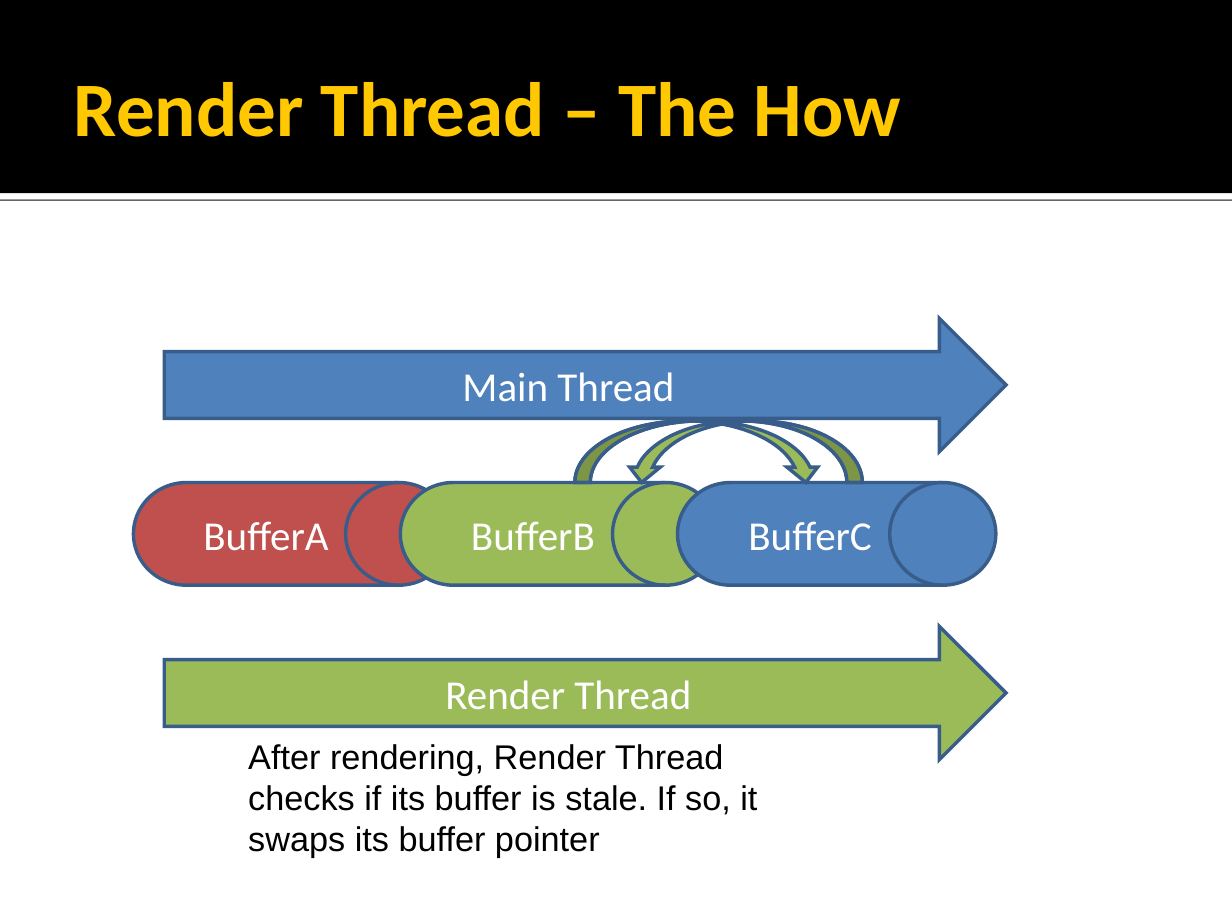
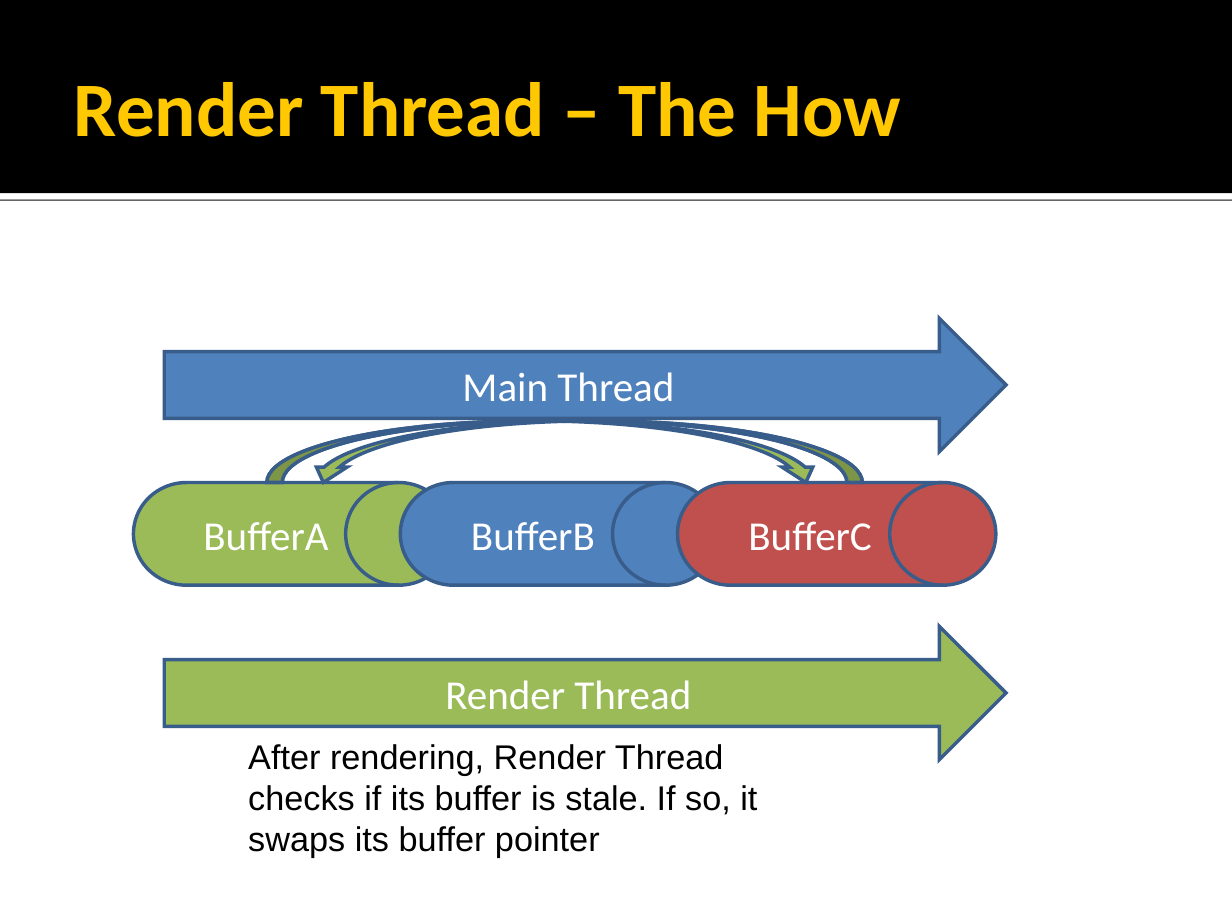
Before and after one commit to rmeisler/example_code, a slide deck: slide 12 of Concurrency Strategies.ppt (slide 8 before the commit). Drawn at 1232x924 pixels with LibreOffice and Linux fonts; fonts in the diff are those of the drawing; background and template pictures are left out. Boxes give left, top, right and bottom in pixels: in the first picture for what was removed or moved away, otherwise in the second. Text is boxed around its words. In the diff, an @@ line names an element or a change of style, - is before the commit and + after.

```diff
--- a/Concurrency Strategies.ppt
+++ b/Concurrency Strategies.ppt
@@ freeform shape: place and size @@
-freeform shape at (626, 421, 862, 483)
+freeform shape at (267, 421, 822, 483)
@@ freeform shape: place and size @@
-freeform shape at (575, 421, 822, 483)
+freeform shape at (308, 421, 862, 483)
@@ flow chart magnetic drum "BufferA" at (133, 483, 451, 585): fill #C0504D to #9BBB59 @@
@@ flow chart magnetic drum "BufferB" at (400, 483, 718, 585): fill #9BBB59 to #4F81BD @@
@@ flow chart magnetic drum "BufferC" at (678, 483, 995, 585): fill #4F81BD to #C0504D @@
```
Also in this commit, not shown: 29 other slides changed, 18 slides added, 14 slides removed, 1 other file.
